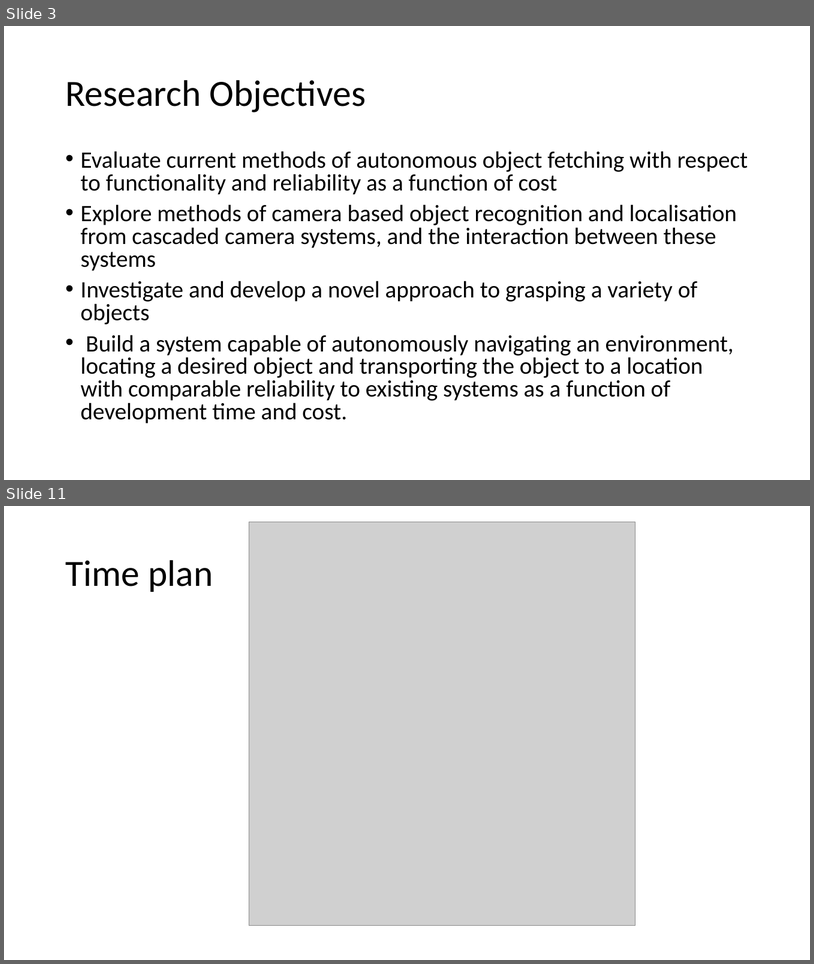
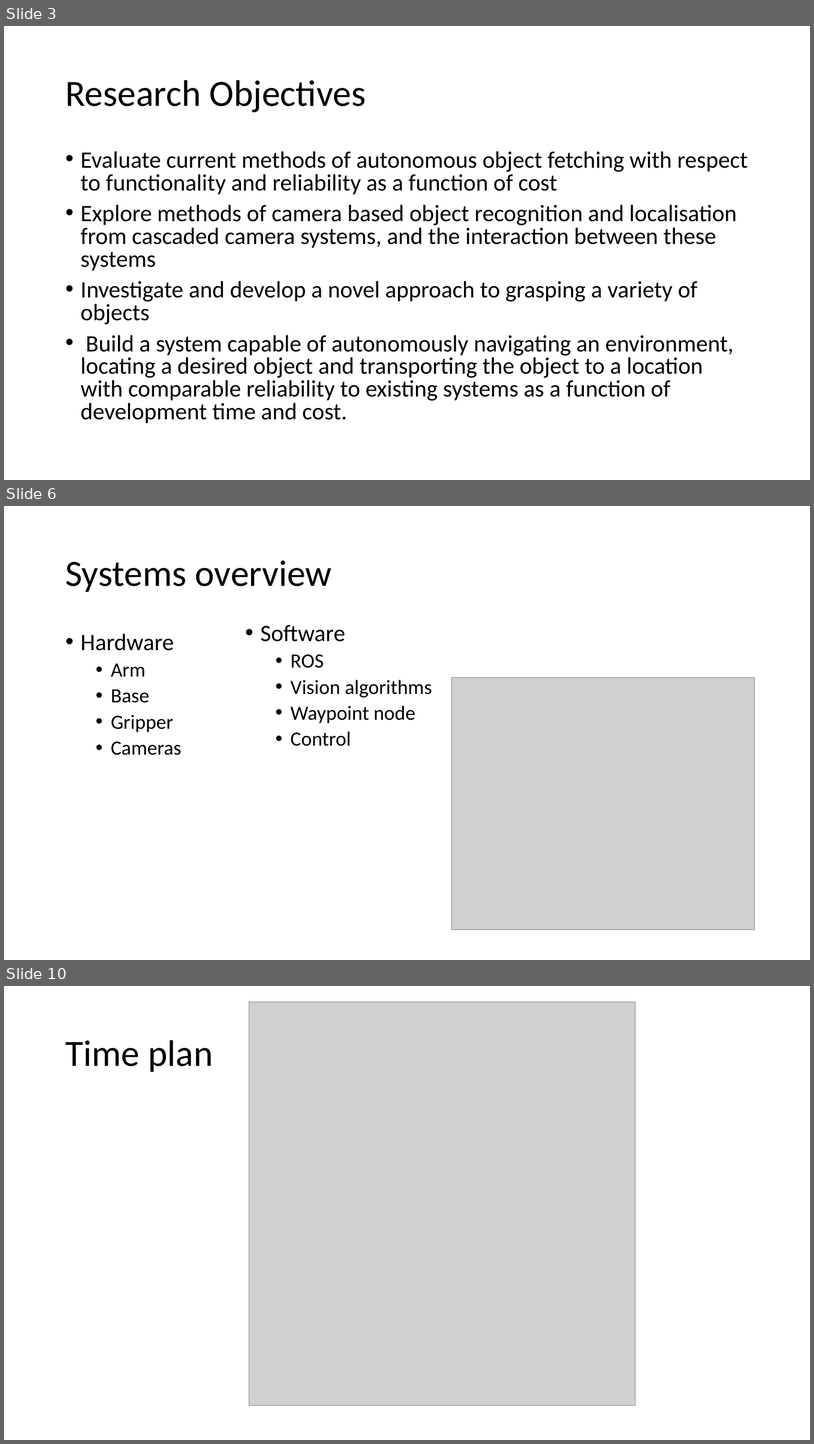
Before and after one commit to PROJ515/PROJ515-documentation, a slide deck: IP and exec plan presentation/IP-execc-plan-presentation.pptx. Shown one above the other, each under a label of ours: slides 3 and 11 before the commit, slides 3, 6 and 10 after it; the slides between them are not shown. The pictures are 814x964 and 814x1444 pixels, drawn with LibreOffice and Linux fonts; fonts in the diff are those of the drawing; grey boxes stand for pictures. Boxes give left, top, right and bottom in pixels: in the first picture for what was removed or moved away, otherwise in the second. Text is boxed around its words. In the diff, an @@ line names an element or a change of style, - is before the commit and + after.

```diff
--- a/IP and exec plan presentation/IP-execc-plan-presentation.pptx
+++ b/IP and exec plan presentation/IP-execc-plan-presentation.pptx
@@ slide 6 added at box(4, 506, 810, 960), background #FFFFFF @@
@@ title added at box(65, 560, 332, 592), 44 pt, text #000000 @@
+Systems overview
@@ text added at box(260, 625, 432, 746), 24 pt, text #000000 @@
+• Software
+  • ROS
+  • Vision algorithms
+  • Waypoint node
+  • Control
@@ text added at box(81, 633, 182, 755), 24 pt, text #000000 @@
+• Hardware
+  • Arm
+  • Base
+  • Gripper
+  • Cameras
@@ picture added at box(452, 678, 755, 930) @@
@@ what was slide 11 is now slide 10 @@
```
Also in this commit, not shown: 5 slides changed, 2 slides removed, 4 other files.
